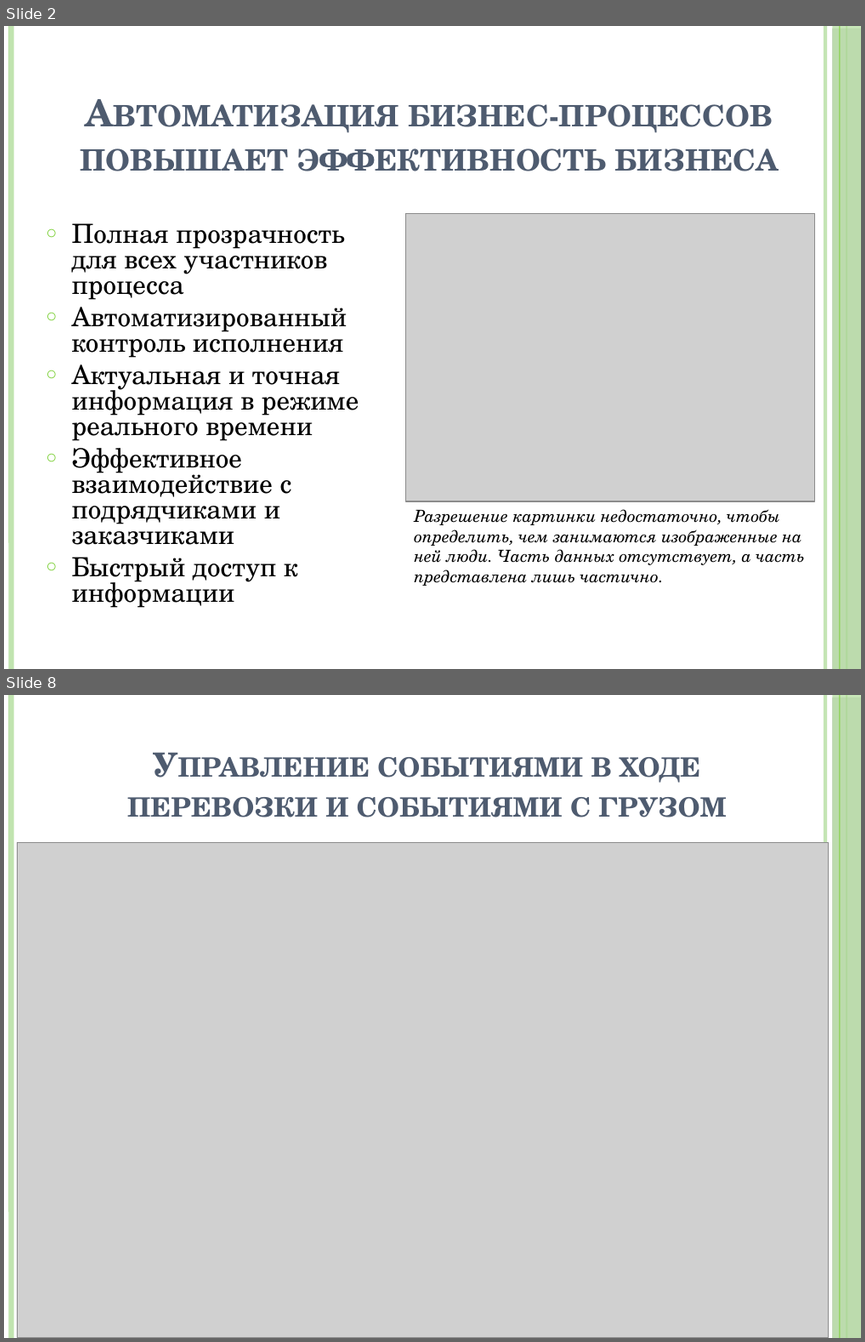
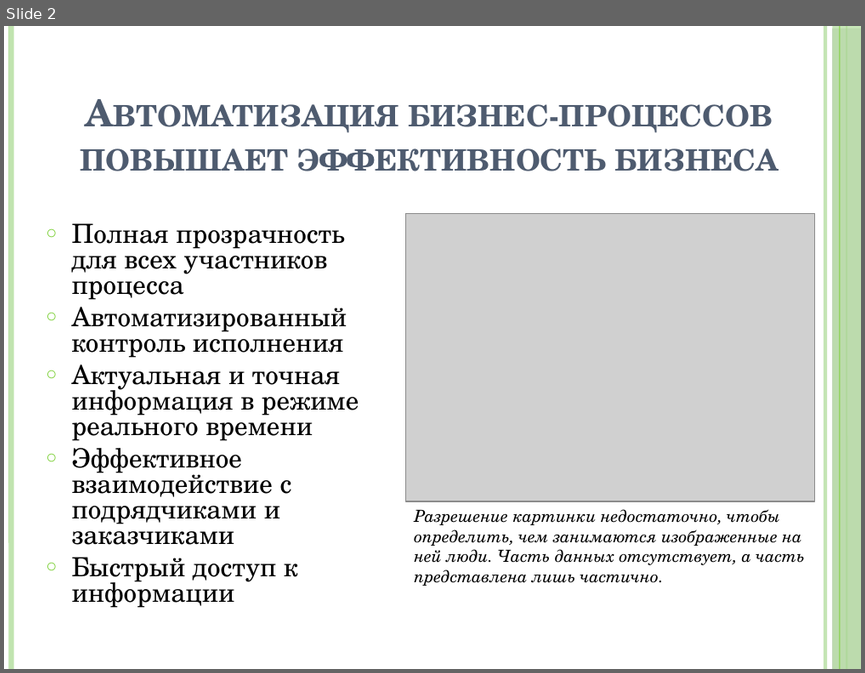
Before and after one commit to anarch-ist/view_transport, a slide deck: TMS/trunk/documents/презентация для конференции_y.odp. Shown one above the other, each under a label of ours: slides 2 and 8 before the commit, slide 2 after it; the slides between them are not shown. The pictures are 865x1342 and 865x673 pixels, drawn with LibreOffice and Linux fonts; fonts in the diff are those of the drawing; grey boxes stand for pictures. Boxes give left, top, right and bottom in pixels: in the first picture for what was removed or moved away, otherwise in the second. Text is boxed around its words. In the diff, an @@ line names an element or a change of style, - is before the commit and + after.

```diff
--- a/TMS/trunk/documents/презентация для конференции_y.odp
+++ b/TMS/trunk/documents/презентация для конференции_y.odp
@@ slide 8 removed at (x1=4, y1=695, x2=861, y2=1338), background #FFFFFF; not listed: 6 template elements that a slide beside it also shows @@
@@ title removed at (x1=127, y1=757, x2=726, y2=817) @@
-Управление событиями в ходе перевозки и событиями с грузом
@@ picture removed at (x1=18, y1=842, x2=829, y2=1338) @@
```
Also in this commit, not shown: 2 slides changed, 4 other slides removed.
